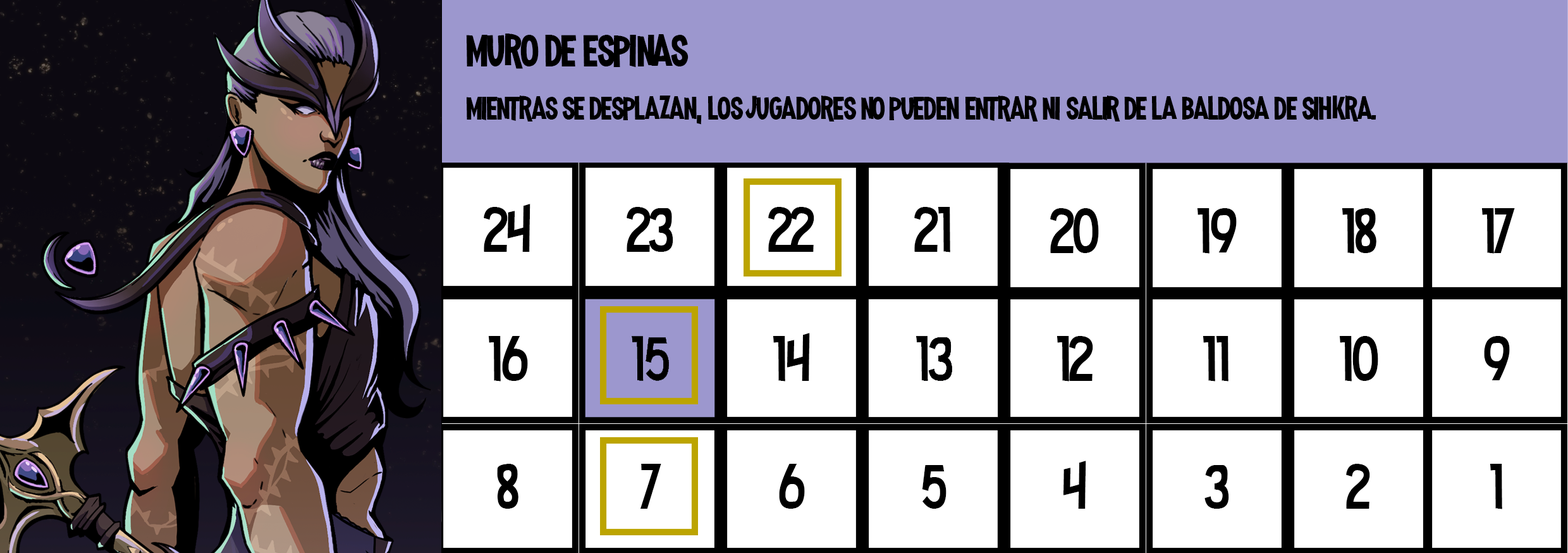
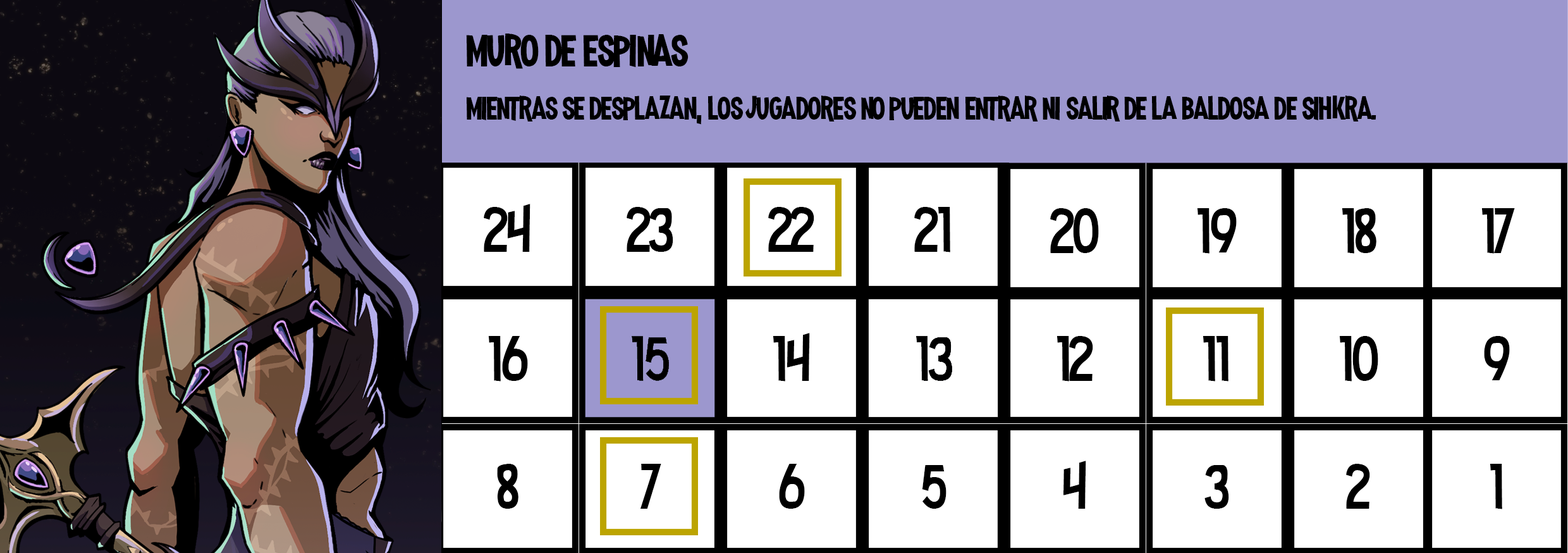
The second 1568px x 553px image is a revision of the first. Changes to its layers:
added layer "Rectángulo 1" (1st of 4) above "Capa 4" over [1165, 307, 1264, 406]